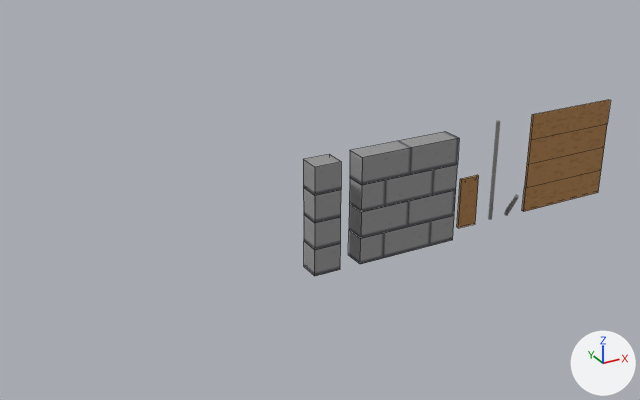
One commit to the FBX model Assets/Environment/Models/BuildingParts.fbx: the scene before it, then after it.
Before and after are seen from a camera (50 mm lens) standing at (-4.64, -6.08, 3.64) and looking at (-1.28, 0.01, 0.59). Every picture has the same lights, and +X, +Y and +Z are marked at lower right. Mesh edges are drawn as thin lines on the coarser meshes.

Script lines for the objects in view, before the commit:
```python
me_cube = bpy.data.meshes.new('Cube')
me_cube.from_pydata(...)  # a box spanning x 0.0..0.2, y -0.022..0.002, z 0.0..0.5
me_cube.materials.append(mat_plywood)
me_cube_001 = bpy.data.meshes.new('Cube.001')
me_cube_001.from_pydata(...)  # 20 vertices, 18 faces; spans x -1.0..0.0, y -0.2..0.0, z 0.0..1.0
me_cube_001.materials.append(mat_bricks)
me_cube_002 = bpy.data.meshes.new('Cube.002')
me_cube_002.from_pydata(...)  # 20 vertices, 18 faces; spans x -0.25..0.0, y -0.2..0.0, z 0.0..1.0
me_cube_002.materials.append(mat_bricks)
ob_brickpillar = bpy.data.objects.new('BrickPillar', me_cube_002)
ob_brickpillar.location = (-1.2, 0.0, 0.0)
ob_brickwall = bpy.data.objects.new('BrickWall', me_cube_001)
ob_brickwall.location = (0.0, 0.0, 0.0)
ob_cube = bpy.data.objects.new('Cube', me_cube)
ob_cube.location = (0.2, 0.0, 0.0)
# also in view: 'BrickWall.001' at (1.5, -0.01, 0.5)
```
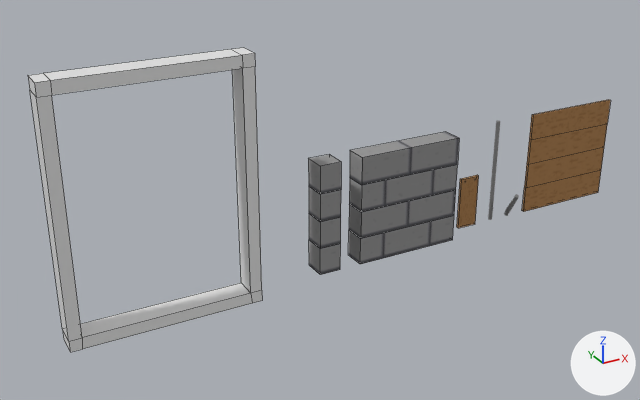
What differs and where, as boxes (x1, y1, x2, y2) in the pictures (640 x 400 px):
'DoorFrame', added: after (28, 48, 262, 352)
'BrickPillar', mesh rescaled (13% narrower): before (303, 154, 341, 276); after (308, 154, 341, 275)

What changed in the scene script:
```text
Change me_cube_002:
    where me_cube_002.from_pydata(...)  # 20 vertices, 18 faces; spans x -0.25..0.0, y -0.2..0.0, z 0.0..1.0
    used by ob_brickpillar; location = (-1.2, 0.0, 0.0)
    me_cube_002 part 1: the whole mesh is scaled about the mesh origin by (0.8, 1, 1)
Add me_cube_006:
    me_cube_006.from_pydata(...)  # 32 vertices, 32 faces; spans x -1.55..0.05, y -0.2..0.0, z -0.1..2.0
Add ob_doorframe:
    ob_doorframe = bpy.data.objects.new('DoorFrame', me_cube_006)
    ob_doorframe.location = (-2.0, 0.0, 0.0)
```
